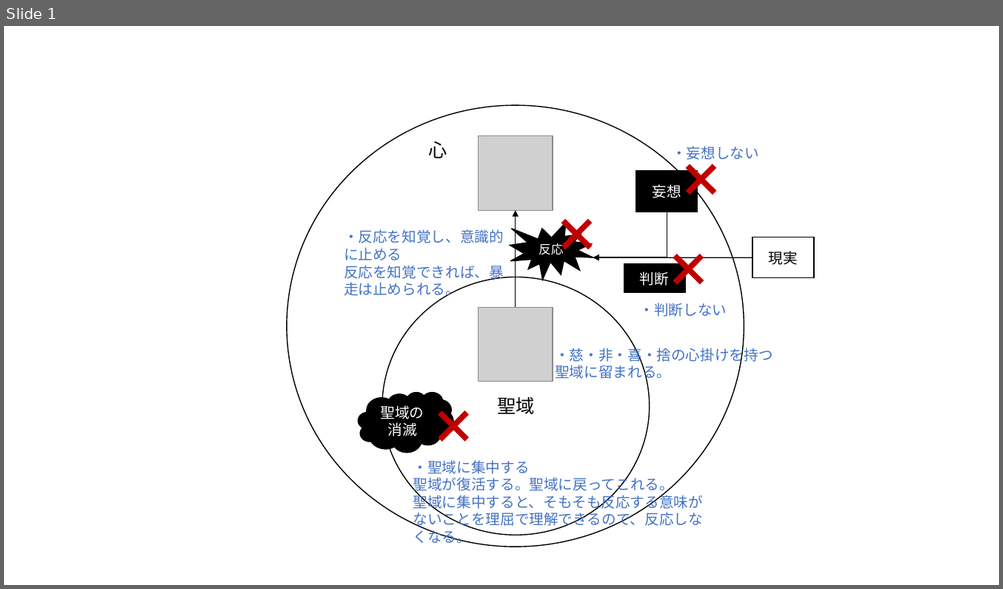
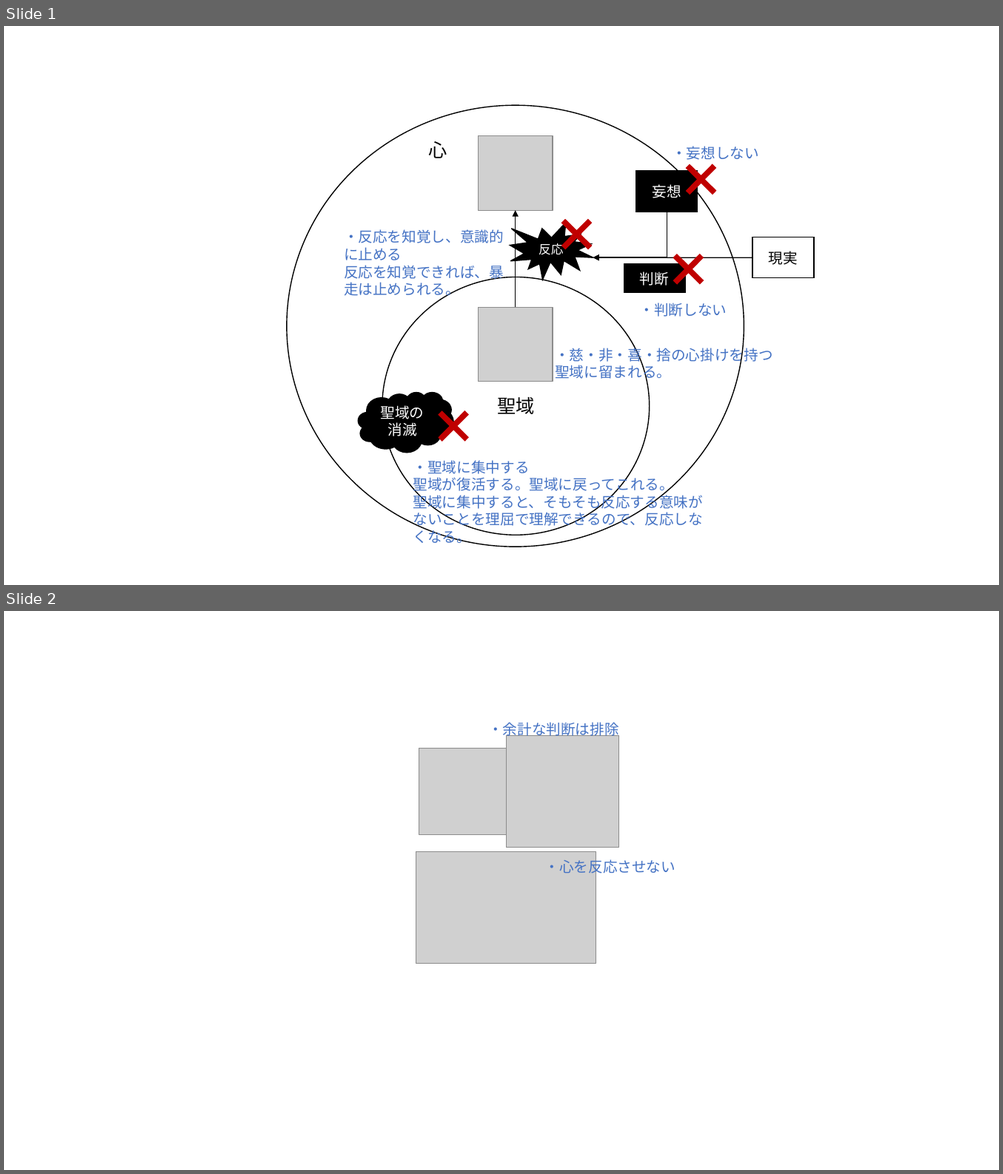
Before and after one commit to sasachichito/memos, a slide deck: 限りある時間の使い方.pptx. Shown one above the other, each under a label of ours: slide 1 before the commit, slides 1 and 2 after it. The pictures are 1003x589 and 1003x1174 pixels, drawn with LibreOffice and Linux fonts; fonts in the diff are those of the drawing; grey boxes stand for pictures. Boxes give left, top, right and bottom in pixels: in the first picture for what was removed or moved away, otherwise in the second. Text is boxed around its words. In the diff, an @@ line names an element or a change of style, - is before the commit and + after.

```diff
--- a/限りある時間の使い方.pptx
+++ b/限りある時間の使い方.pptx
@@ slide 2 added at [4, 611, 999, 1170], background #FFFFFF @@
@@ text added at [488, 722, 619, 739], 14 pt, text #4472C4 @@
+・余計な判断は排除
@@ picture added at [506, 735, 619, 848] @@
@@ picture added at [419, 749, 506, 834] @@
@@ picture added at [416, 852, 596, 964] @@
@@ text added at [545, 857, 676, 877], 14 pt, text #4472C4 @@
+・心を反応させない
```
Also in this commit, not shown: 1 other file.
